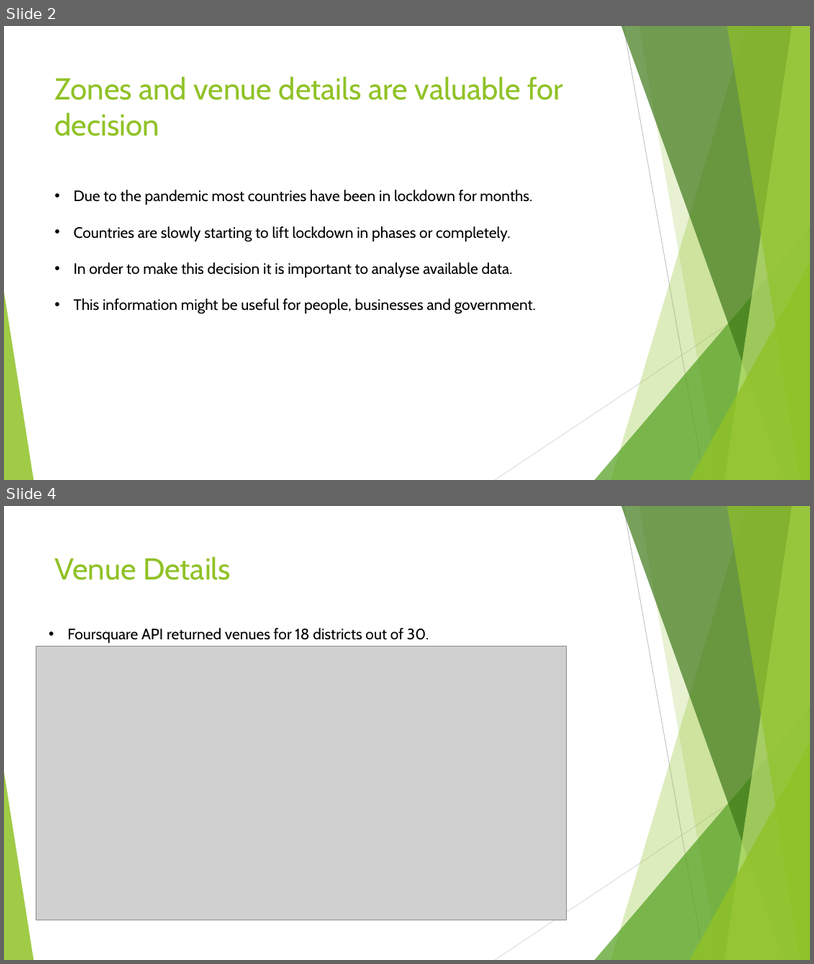
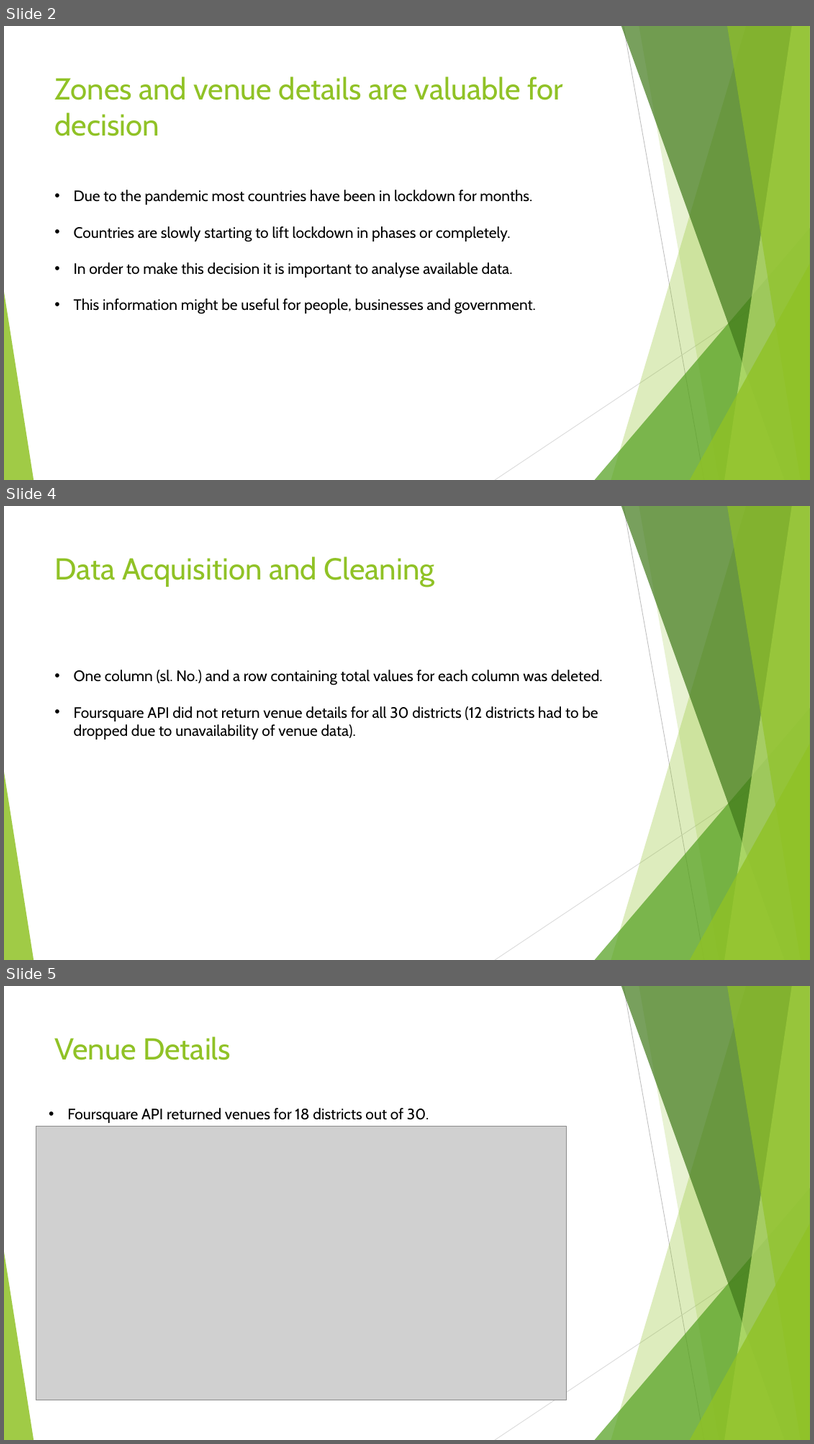
Before and after one commit to Poonam-Kumari/Capstone-Project, a slide deck: Lifting COVID19 Lockdown safely.pptx. Shown one above the other, each under a label of ours: slides 2 and 4 before the commit, slides 2, 4 and 5 after it; the slides between them are not shown. The pictures are 814x964 and 814x1444 pixels, drawn with LibreOffice and Linux fonts; fonts in the diff are those of the drawing; grey boxes stand for pictures. Boxes give left, top, right and bottom in pixels: in the first picture for what was removed or moved away, otherwise in the second. Text is boxed around its words. In the diff, an @@ line names an element or a change of style, - is before the commit and + after.

```diff
--- a/Lifting COVID19 Lockdown safely.pptx
+++ b/Lifting COVID19 Lockdown safely.pptx
@@ slide 4 added at [4,506,810,960], background #FFFFFF; not listed: 10 template elements that a slide beside it also shows @@
@@ title added at [55,556,435,587], 36 pt, text #90C226 @@
+Data Acquisition and Cleaning
@@ text added at [74,669,603,739], 18 pt, text #000000 @@
+• One column (sl. No.) and a row containing total values for each column was deleted.
+• Foursquare API did not return venue details for all 30 districts (12 districts had to be dropped due to unavailability of venue data).
@@ what was slide 4 is now slide 5 @@
```
Also in this commit, not shown: 1 slide changed.
